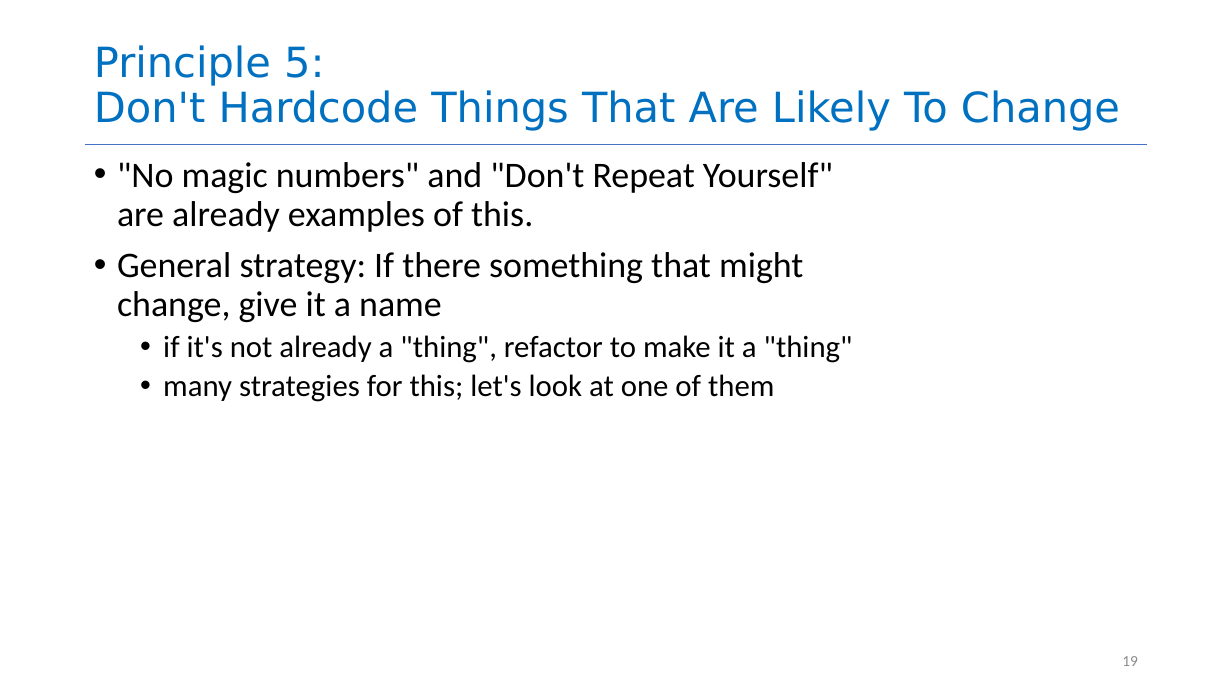
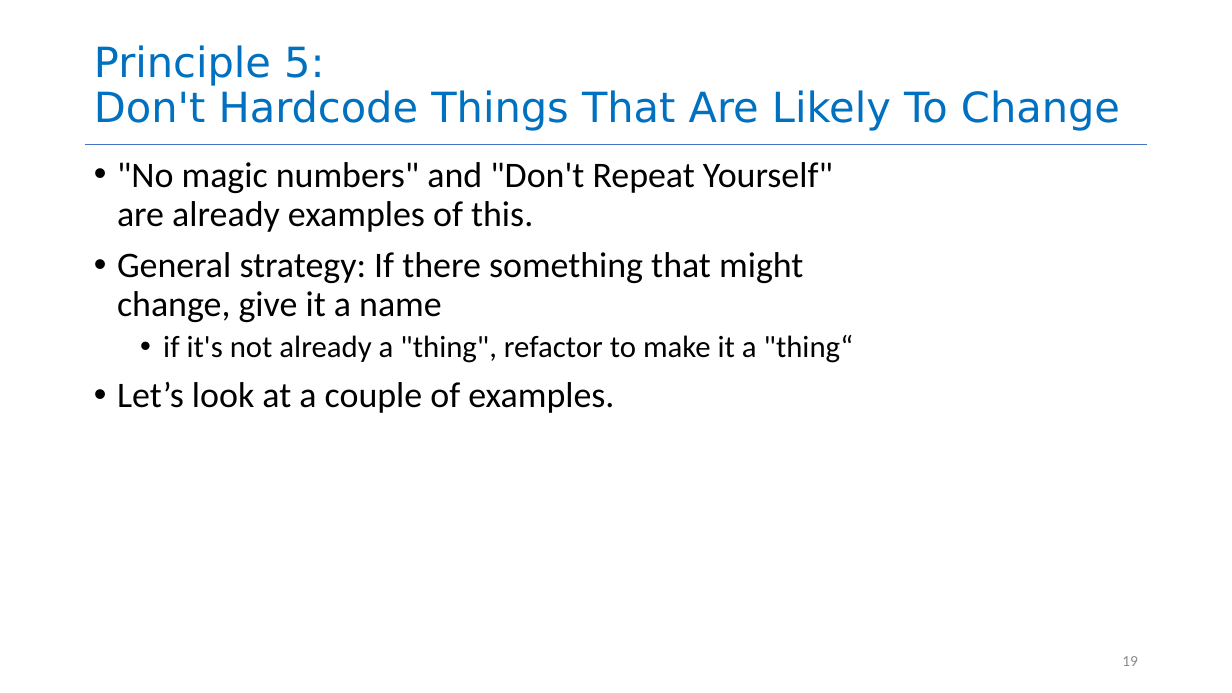
Before and after one commit to neu-se/CS4530-Spring-2022, a slide deck: slide 19 of Slides/Lesson 1.2 General Program Design Principles.pptx. Drawn at 1232x693 pixels with LibreOffice and Linux fonts; fonts in the diff are those of the drawing. Boxes give left, top, right and bottom in pixels: in the first picture for what was removed or moved away, otherwise in the second. Text is boxed around its words. In the diff, an @@ line names an element or a change of style, - is before the commit and + after.

```diff
--- a/Slides/Lesson 1.2 General Program Design Principles.pptx
+++ b/Slides/Lesson 1.2 General Program Design Principles.pptx
@@ text at bbox=[117, 335, 854, 413]: text changed @@
-  • if it's not already a "thing", refactor to make it a "thing"
-  • many strategies for this; let's look at one of them
+  • if it's not already a "thing", refactor to make it a "thing“
+• Let’s look at a couple of examples.
```
Also in this commit, not shown: 1 other slide changed, 2 other files.
